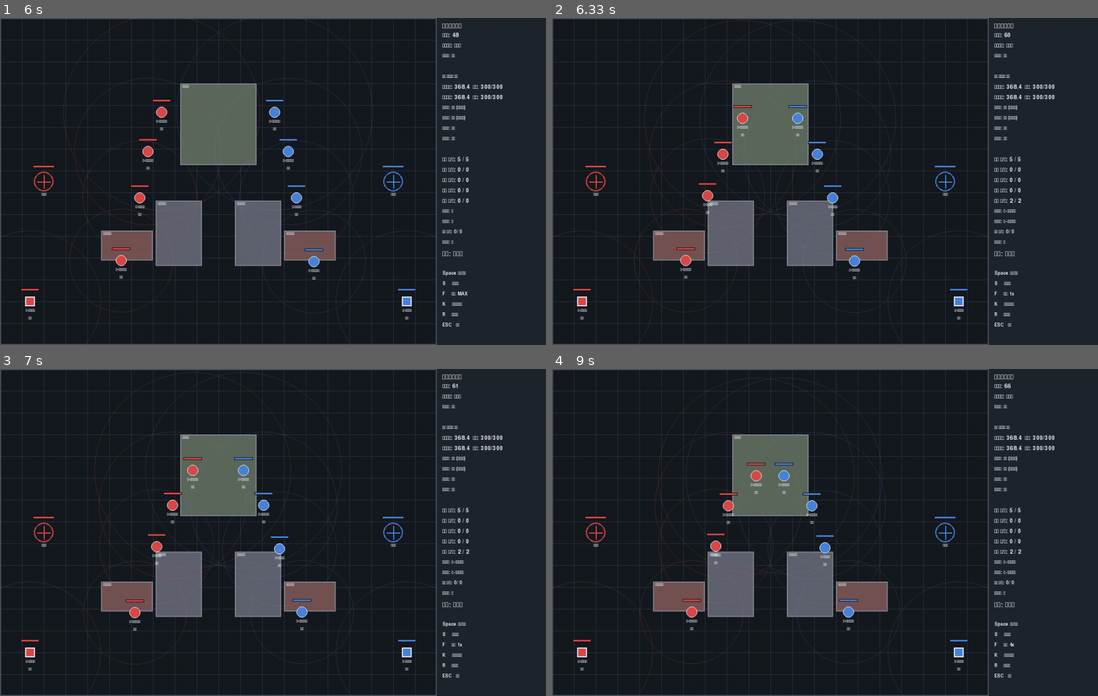
Above: before the commit, frames 1-4 (two rows, left to right).
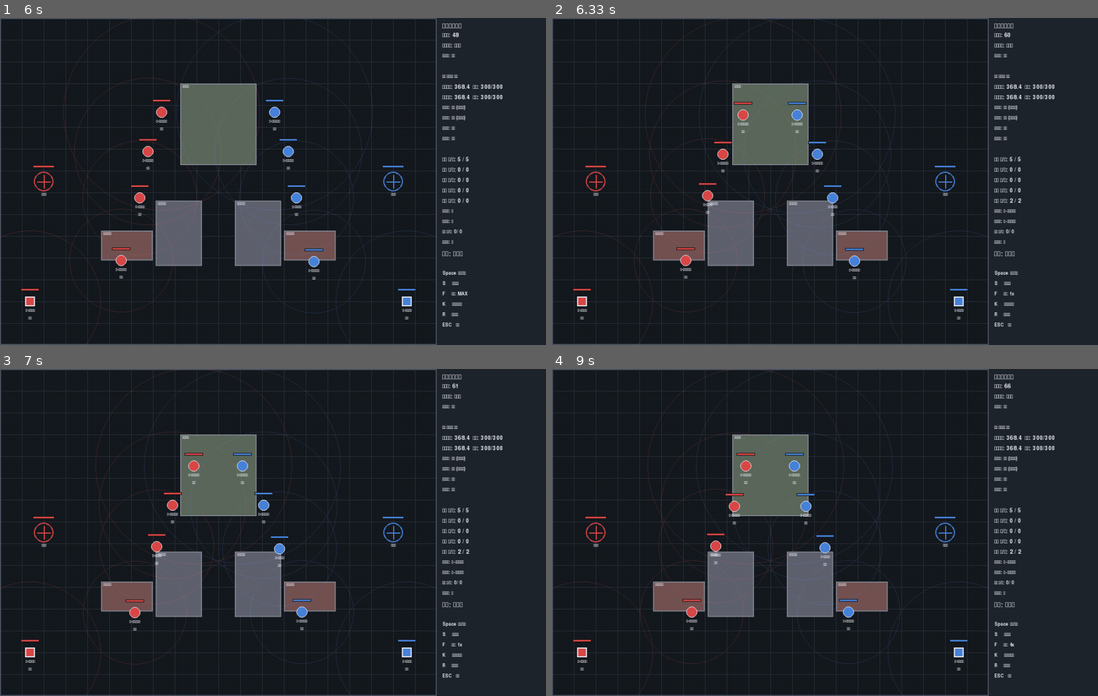
Above: after the commit, the same moments.

Repository: genfa-bit/UAV_WarGame
Game: pygame game, started from pygame_main.py
The game is run twice, just before and just after one commit, with the same random seed, the same clock (stepped at 60 frames per second) and the same inputs.
Inputs (mouse positions are in pixels of both pictures, inside the frame that each line leads up to):
- Up to frame 1 (6 s): tap Enter at 0.33 s; tap Space at 0.67, 1.07, 1.37, 1.57, 1.9, 2.2, 2.4, 2.7, 2.97, 3.3, 3.6, 3.73, 4.13, 4.43, 4.8, 5.2, 5.5, 5.7 s; move the mouse to (338, 158) at 1.03 s; move the mouse to (447, 70) at 1.53 s; move the mouse to (251, 103) at 1.87 s; tap F at 1.98, 3.38, 4.88 s; move the mouse to (81, 93) at 2.37 s; move the mouse to (223, 214) at 2.93 s; move the mouse to (240, 282) at 3.27 s; move the mouse to (180, 188) at 3.7 s; tap S at 3.82, 5.28 s; move the mouse to (267, 237) at 4.1 s; move the mouse to (300, 210) at 4.77 s; move the mouse to (76, 207) at 5.17 s; move the mouse to (436, 138) at 5.67 s
- Up to frame 2 (6.33 s): tap Space at 6, 6.2 s; move the mouse to (803, 125) at 6.17 s; tap F at 6.28 s
- Up to frame 3 (7 s): move the mouse to (300, 568) at 6.5 s; tap Space at 6.53, 6.83 s; tap S at 6.62 s
- Up to frame 4 (9 s): move the mouse to (688, 411) at 7 s; tap Space at 7.03, 7.33, 7.6, 7.93, 8.23, 8.37, 8.77 s; move the mouse to (994, 499) at 7.57 s; tap F at 7.68, 8.85 s; move the mouse to (841, 604) at 7.9 s; tap S at 8.02 s; move the mouse to (677, 444) at 8.33 s; move the mouse to (966, 630) at 8.73 s

Frame 1 is identical in both runs. In frame 2, 0.6% of the frame differs, in the area x 16-63%, y 0-61%; in frame 3, 0.6%; in frame 4, 1.2%, in the area x 17-63%, y 0-64%.

Commit message:
将默认版本切换为 htcs_strict，并简化版本切换入口

Diff:
--- a/config.py
+++ b/config.py
@@ -229,10 +229,32 @@
     "overshoot_penalty": 0.15,
 }
 
+# 协同算法版本切换：只需设置 cooperative_assignment.active_version（或环境
+# 变量 UAV_COOPERATIVE_VERSION），无需同时改 mode 与 late_fire_policy。
+# 2026-11-16 的 30 种子基准中，htcs_strict 的胜率、伤害交换比、弹药效率与
+# 过杀控制综合最优，因此设为默认版本。
+DEFAULT_COOPERATIVE_VERSION = "htcs_strict"
+COOPERATIVE_VERSION_PROFILES = {
+    "rdma_v2": {"mode": "rdma_v2"},
+    "htcs_strict": {"mode": "htcs", "late_fire_policy": "strict"},
+    "htcs_lenient": {"mode": "htcs", "late_fire_policy": "lenient"},
+    "htcs_adaptive": {"mode": "htcs", "late_fire_policy": "adaptive"},
+}
+COOPERATIVE_VERSION_ALIASES = {
+    "htcs": "htcs_strict",
+    "strict": "htcs_strict",
+    "lenient": "htcs_lenient",
+    "adaptive": "htcs_adaptive",
+}
+
 COOPERATIVE_ASSIGNMENT_DEFAULTS = {
     "enabled": True,
-    # 算法模式：rdma_v2（默认，角色约束动态边际拍卖）或 htcs（分层时相协同打击）。
-    "mode": "rdma_v2",
+    # 版本开关：rdma_v2 / htcs_strict / htcs_lenient / htcs_adaptive。
+    # 显式设置时优先级最高，mode 与 htcs.late_fire_policy 由版本自动推导；
+    # 省略时才回退到下面的 mode/late_fire_policy 细粒度配置。
+    "active_version": DEFAULT_COOPERATIVE_VERSION,
+    # 算法模式：htcs（默认，分层时相协同打击）或 rdma_v2（角色约束动态边际拍卖）。
+    "mode": "htcs",
     "htcs": HTCS_DEFAULTS,
     "replan_interval_steps": 5,
     "max_assignments_per_target": 3,
--- a/core/simulator.py
+++ b/core/simulator.py
@@ -110,9 +110,9 @@
                                    if cooperative_config is not None
                                    else get_cooperative_assignment_config())
         self.cooperative_enabled = bool(self.cooperative_config.get("enabled", True))
-        # 算法模式由配置决定；缺省 rdma_v2，保证既有行为不变。HTCS 所需的
+        # 算法模式由配置决定；缺省 htcs（2026-11-16 基准选定）。HTCS 所需的
         # 账本、火力计划与再攻击状态只在 htcs 模式下创建和使用。
-        self.cooperative_mode = str(self.cooperative_config.get("mode", "rdma_v2"))
+        self.cooperative_mode = str(self.cooperative_config.get("mode", "htcs"))
         self.htcs_config = dict(self.cooperative_config.get("htcs", {}))
         self._htcs_configured = self.cooperative_mode == "htcs"
         self.allocator = CooperativeAllocator(self.cooperative_config)
--- a/core/strike_planner.py
+++ b/core/strike_planner.py
@@ -13,7 +13,8 @@
 与 RDMA v2 的关系：复用 ``CooperativeAllocator.score_pairs`` 的出价与
 期望伤害，仅启用三处已知修正（绝对优先级归一化、弹药截断、效果权重
 解耦），并新增伤害账本、BDA/再攻击、SEAD 压制与态势自适应战法。
-``mode`` 缺省仍为 ``rdma_v2``，因此既有行为保持不变。
+``mode`` 缺省为 ``htcs``（2026-11-16 三版本基准选定）；显式设为
+``rdma_v2`` 时仍保持原有 RDMA 行为。
 """
 
 from __future__ import annotations
--- a/core/unit_config_loader.py
+++ b/core/unit_config_loader.py
@@ -8,12 +8,16 @@
 import copy
 import json
 import math
+import os
 import re
 import warnings
 from pathlib import Path
 from typing import Any
 
-from config import COOPERATIVE_ASSIGNMENT_DEFAULTS, OBSTACLE_TYPES
+from config import (COOPERATIVE_ASSIGNMENT_DEFAULTS,
+                    COOPERATIVE_VERSION_ALIASES,
+                    COOPERATIVE_VERSION_PROFILES,
+                    DEFAULT_COOPERATIVE_VERSION, OBSTACLE_TYPES)
 
 
 _CONFIG: dict[str, Any] | None = None
@@ -284,12 +288,39 @@
 
 
 def _cooperative_mode(config: dict[str, Any]) -> None:
-    mode = config.get("mode", "rdma_v2")
+    default = COOPERATIVE_ASSIGNMENT_DEFAULTS["mode"]
+    mode = config.get("mode", default)
     if mode not in _COOPERATIVE_MODES:
         _warn_once("mode", f"mode={mode!r} 必须是 {_COOPERATIVE_MODES} 之一")
-        config["mode"] = "rdma_v2"
+        config["mode"] = default
     else:
         config["mode"] = mode
+
+
+def _apply_cooperative_version(config: dict[str, Any], version: Any) -> None:
+    """按版本名一次性设置 mode 与 late_fire_policy。"""
+    normalized = COOPERATIVE_VERSION_ALIASES.get(
+        str(version).strip().lower(), str(version).strip().lower())
+    if normalized not in COOPERATIVE_VERSION_PROFILES:
+        _warn_once("active_version",
+                   f"active_version={version!r} 必须是 "
+                   f"{tuple(COOPERATIVE_VERSION_PROFILES)} 之一")
+        normalized = DEFAULT_COOPERATIVE_VERSION
+    profile = COOPERATIVE_VERSION_PROFILES[normalized]
+    config["active_version"] = normalized
+    config["mode"] = profile["mode"]
+    if "late_fire_policy" in profile:
+        config["htcs"]["late_fire_policy"] = profile["late_fire_policy"]
+
+
+def _infer_cooperative_version(config: dict[str, Any]) -> str:
+    """未显式给版本时，根据 mode/policy 反推版本名供界面与日志显示。"""
+    if config.get("mode") == "rdma_v2":
+        return "rdma_v2"
+    policy = config.get("htcs", {}).get(
+        "late_fire_policy",
+        COOPERATIVE_ASSIGNMENT_DEFAULTS["htcs"]["late_fire_policy"])
+    return f"htcs_{policy}"
 
 
 def _htcs_number(config: dict[str, Any], key: str, default: float,
@@ -392,14 +423,23 @@
             _warn_once("cooperative_assignment",
                        "cooperative_assignment 必须是字典")
         raw = {}
+    # 环境变量优先于配置文件，便于不改文件临时切换版本。
+    explicit_version = raw.get("active_version")
+    env_version = os.environ.get("UAV_COOPERATIVE_VERSION", "").strip()
+    if env_version:
+        explicit_version = env_version
     config = _deep_merge(COOPERATIVE_ASSIGNMENT_DEFAULTS, raw)
 
     enabled = config.get("enabled", True)
     if not isinstance(enabled, bool):
         _warn_once("enabled", f"enabled={enabled!r} 必须是布尔值")
         config["enabled"] = True
+    _htcs_config(config)
+    if explicit_version is not None:
+        _apply_cooperative_version(config, explicit_version)
     _cooperative_mode(config)
-    _htcs_config(config)
+    if explicit_version is None:
+        config["active_version"] = _infer_cooperative_version(config)
 
     _positive_int(config, "replan_interval_steps",
                   COOPERATIVE_ASSIGNMENT_DEFAULTS["replan_interval_steps"])
--- a/data/unit_config.json
+++ b/data/unit_config.json
@@ -9,7 +9,8 @@
 
   "cooperative_assignment": {
     "enabled": true,
-    "mode": "rdma_v2",
+    "active_version": "htcs_strict",
+    "mode": "htcs",
 
     "htcs": {
       "wave_length_steps": 6,
--- a/tests/test_anti_first_strike.py
+++ b/tests/test_anti_first_strike.py
@@ -8,7 +8,15 @@
 
 from core.battlefield import Battlefield
 from core.simulator import Simulator
+from core.unit_config_loader import get_cooperative_assignment_config
 from core.units import CommandNode, ScoutDrone, StrikeDrone
+
+
+def _rdma_config():
+    """反应延迟用例验证的是单位独立交战状态，固定走 RDMA 授权路径。"""
+    config = get_cooperative_assignment_config()
+    config["mode"] = "rdma_v2"
+    return config
 
 
 def test_reaction_delay_prevents_instant_attack():
@@ -82,7 +90,8 @@
     r2 = StrikeDrone(id="r2", name="红慢", team="red", x=55, y=50,
                       reaction_delay=20, attack_cooldown=30)
     blue = CommandNode(id="b1", name="蓝指挥", team="blue", x=100, y=50)
-    sim = Simulator(Battlefield(200, 200), [r1, r2, blue])
+    sim = Simulator(Battlefield(200, 200), [r1, r2, blue],
+                    cooperative_config=_rdma_config())
 
     with patch("random.random", return_value=0.0):
         sim.step()
--- a/tests/test_cooperative_assignment_integration.py
+++ b/tests/test_cooperative_assignment_integration.py
@@ -5,7 +5,15 @@
 from core.battlefield import Battlefield
 from core.engagement import EngagementPhase
 from core.simulator import Simulator
+from core.unit_config_loader import get_cooperative_assignment_config
 from core.units import CommandNode, GroundVehicle, StrikeDrone
+
+
+def _rdma_config():
+    """本文件回归的是 RDMA 专属授权路径，显式固定旧模式。"""
+    config = get_cooperative_assignment_config()
+    config["mode"] = "rdma_v2"
+    return config
 
 
 def _unit(unit_id, team, x, **kwargs):
@@ -27,7 +35,9 @@
     assigned = _unit("r1", "red", 350)
     unassigned = _unit("r2", "red", 360)
     target = _target("b1", 400, hp=10)
-    simulator = Simulator(Battlefield(800, 600), [assigned, unassigned, target])
+    simulator = Simulator(Battlefield(800, 600),
+                          [assigned, unassigned, target],
+                          cooperative_config=_rdma_config())
 
     simulator.step()
 
@@ -48,7 +58,9 @@
     first = _target("b1", 400)
     second = _target("b2", 420)
     third = _target("b3", 440)
-    simulator = Simulator(Battlefield(800, 600), [red, first, second, third])
+    simulator = Simulator(Battlefield(800, 600),
+                          [red, first, second, third],
+                          cooperative_config=_rdma_config())
 
     for _ in range(3):
         simulator.step()
@@ -80,7 +92,8 @@
 def test_unassigned_counter_excludes_command_nodes():
     command = CommandNode(id="r_cmd", name="R-CMD", team="red", x=100, y=300,
                           speed=0)
-    simulator = Simulator(Battlefield(800, 600), [command])
+    simulator = Simulator(Battlefield(800, 600), [command],
+                          cooperative_config=_rdma_config())
 
     statistics = simulator.status_snapshot()
 
@@ -92,7 +105,8 @@
     observer = _unit("r1", "red", 100, detect_range=180)
     receiver = _unit("r2", "red", 50, detect_range=5)
     target = _target("b1", 200)
-    simulator = Simulator(Battlefield(800, 600), [observer, receiver, target])
+    simulator = Simulator(Battlefield(800, 600), [observer, receiver, target],
+                          cooperative_config=_rdma_config())
 
     simulator.step()
 
@@ -118,7 +132,8 @@
     dummy = GroundVehicle(id="blue_dummy", name="blue_dummy", team="blue",
                           x=700, y=100, speed=0, attack_power=0, ammo=0,
                           detect_range=0, reaction_delay=0, attack_cooldown=0)
-    simulator = Simulator(battlefield, [*red_units, dummy])
+    simulator = Simulator(battlefield, [*red_units, dummy],
+                          cooperative_config=_rdma_config())
     simulator.cooperative_config["base_max_assignments"] = base_max
     simulator.cooperative_config["base_min_assignments"] = 1
     return simulator, battlefield
--- a/tests/test_htcs_config.py
+++ b/tests/test_htcs_config.py
@@ -13,6 +13,12 @@
 
 import core.unit_config_loader as loader
 from config import COOPERATIVE_ASSIGNMENT_DEFAULTS, HTCS_DEFAULTS
+
+
+@pytest.fixture(autouse=True)
+def _clear_version_env(monkeypatch):
+    """避免开发机上的环境变量影响配置断言；环境变量用例再单独设置。"""
+    monkeypatch.delenv("UAV_COOPERATIVE_VERSION", raising=False)
 
 
 def _load(monkeypatch, cooperative):
@@ -24,10 +30,65 @@
     return loader.get_cooperative_assignment_config()
 
 
-def test_default_mode_is_rdma_v2_and_keeps_legacy_behavior():
+def test_default_mode_is_htcs_strict():
     config = deepcopy(COOPERATIVE_ASSIGNMENT_DEFAULTS)
+    assert config["active_version"] == "htcs_strict"
+    assert config["mode"] == "htcs"
+    assert config["htcs"]["late_fire_policy"] == "strict"
+    assert config["enabled"] is True
+
+
+def test_active_version_sets_mode_and_policy_in_one_knob(monkeypatch):
+    config = _load(monkeypatch, {"active_version": "htcs_adaptive"})
+    assert config["active_version"] == "htcs_adaptive"
+    assert config["mode"] == "htcs"
+    assert config["htcs"]["late_fire_policy"] == "adaptive"
+
+
+def test_active_version_rdma_v2_ignores_direct_htcs_settings(monkeypatch):
+    config = _load(monkeypatch, {
+        "active_version": "rdma_v2",
+        "mode": "htcs",
+        "htcs": {"late_fire_policy": "adaptive"},
+    })
     assert config["mode"] == "rdma_v2"
-    assert config["enabled"] is True
+
+
+def test_active_version_accepts_short_aliases(monkeypatch):
+    assert _load(monkeypatch, {"active_version": "htcs"})["active_version"] == "htcs_strict"
+    config = _load(monkeypatch, {"active_version": "adaptive"})
+    assert config["active_version"] == "htcs_adaptive"
+    assert config["htcs"]["late_fire_policy"] == "adaptive"
+
+
+def test_unknown_active_version_falls_back_to_default(monkeypatch):
+    with pytest.warns(RuntimeWarning, match="active_version"):
+        config = _load(monkeypatch, {"active_version": "v9"})
+    assert config["active_version"] == "htcs_strict"
+    assert config["mode"] == "htcs"
+    assert config["htcs"]["late_fire_policy"] == "strict"
+
+
+def test_env_version_overrides_file_version(monkeypatch):
+    monkeypatch.setenv("UAV_COOPERATIVE_VERSION", "rdma_v2")
+    config = _load(monkeypatch, {"active_version": "htcs_strict"})
+    assert config["active_version"] == "rdma_v2"
+    assert config["mode"] == "rdma_v2"
+
+
+def test_env_version_accepts_alias(monkeypatch):
+    monkeypatch.setenv("UAV_COOPERATIVE_VERSION", "adaptive")
+    config = _load(monkeypatch, {"active_version": "rdma_v2"})
+    assert config["active_version"] == "htcs_adaptive"
+    assert config["mode"] == "htcs"
+    assert config["htcs"]["late_fire_policy"] == "adaptive"
+
+
+def test_omitted_active_version_keeps_direct_policy_config(monkeypatch):
+    config = _load(monkeypatch, {"htcs": {"late_fire_policy": "lenient"}})
+    assert config["active_version"] == "htcs_lenient"
+    assert config["mode"] == "htcs"
+    assert config["htcs"]["late_fire_policy"] == "lenient"
 
 
 def test_htcs_defaults_cover_every_documented_knob():
@@ -55,10 +116,10 @@
     assert config["mode"] == "htcs"
 
 
-def test_unknown_mode_falls_back_to_rdma_v2_with_warning(monkeypatch):
+def test_unknown_mode_falls_back_to_default_with_warning(monkeypatch):
     with pytest.warns(RuntimeWarning, match="mode"):
         config = _load(monkeypatch, {"mode": "swarm_v9"})
-    assert config["mode"] == "rdma_v2"
+    assert config["mode"] == COOPERATIVE_ASSIGNMENT_DEFAULTS["mode"] == "htcs"
 
 
 def test_missing_htcs_block_is_filled_with_defaults(monkeypatch):
--- a/tools/cooperative_benchmark.py
+++ b/tools/cooperative_benchmark.py
@@ -49,8 +49,10 @@
         return config
     if variant.startswith("htcs"):
         config["mode"] = "htcs"
-        if variant == "htcs_adaptive":
-            config["htcs"]["late_fire_policy"] = "adaptive"
+        # 变体名固定语义：htcs 始终 strict，htcs_adaptive 始终 adaptive，
+        # 不受当前默认版本或 UAV_COOPERATIVE_VERSION 影响。
+        config["htcs"]["late_fire_policy"] = (
+            "adaptive" if variant == "htcs_adaptive" else "strict")
         return config
     config["mode"] = "rdma_v2"
     return config
Not shown, changed: README.md
Not shown, added: docs/verification/cooperative-benchmark-default-selection-2026-11-16-30seeds.json
Not shown, changed: docs/测试报告.md
Not shown, changed: docs/详细设计.md
Not shown, changed: docs/验收说明.md
